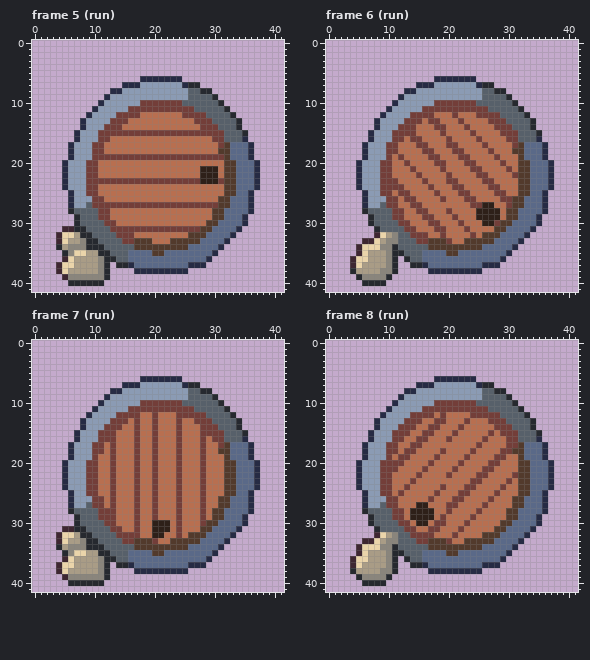
Two states of a pixel-art file, art/hood-markets/rolling-barrel@88.aseprite. This is how it looked before the edit.
42x42 pixels, 10 frames. Shown: frame 5 (run), frame 6 (run), frame 7 (run), frame 8 (run). The commit also changed other frames, which this record leaves out.
The result:
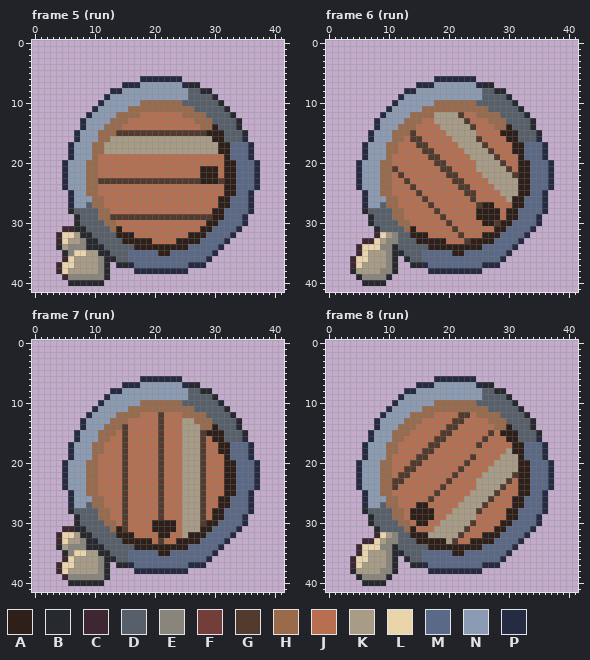
Palette (. is transparent): A #2e2019  B #26292f  C #3e2731  D #57606a  E #8a857c  F #733e39  G #523a2c  H #9a6a4a  J #b86f50  K #a99c86  L #ead4aa  M #5a6988  N #8b9bb4  P #262b44
The commit says: Clarify Distillery barrel wood and depth
From old to new:
Changed rows in their new state; - is an unchanged pixel.
Frame 5 (run):
first column x 9:
10 ---------HHHHHHH---------
11 -------HHHHHHHHHHH-------
12 -----HHHH-------HHHH-----
13 ----HHH-----------HHH----
14 ---HHH-------------HHA---
15 --HHHGGGGGGGGGGGGGGGAAA--
16 --HHKKKKKKKKKKKKKKKKKAA--
17 -HHKKKKKKKKKKKKKKKKKKKAA-
18 -HHKKKKKKKKKKKKKKKKKKKAA-
19 -HJJJJJJJJJJJJJJJJJJJJJA-
20 HH---------------------AA
21 HH---------------------AA
22 HH---------------------AA
23 HHGGGGGGGGGGGGGGGGG---GAA
24 HH---------------------AA
25 HH---------------------AA
26 -HH-------------------AA-
27 -HHJJJJJJJJJJJJJJJJJJJAA-
28 --HH-----------------AA--
29 --HHGGGGGGGGGGGGGGGGGAA--
30 ---HH---------------AA---
31 ----HAJJJJJJJJJJJJJAA----
32 -----AAA---------AAA-----
33 ------AAAAA---JAAAA------
34 --------AAAAAAAAA--------
35 -----------MAA-----------
Frame 6 (run):
first column x 9:
10 ---------HHHHHHH---------
11 -------HHHHHHHHHHH-------
12 -----HHHHKKKKG--HHHH-----
13 ----HHH-JKKKKKG---HHH----
14 ---HHH---JKKKKKG---HHA---
15 --HHHG----JKKKKK----AAA--
16 --HH-GG----JKKKKG----AA--
17 -HH---GG---JJKKKKG----AA-
18 -HH----GG---JJKKKKG---AA-
19 -H-J----GG---JJKKKKG---A-
20 HH--J----GG---JJKKKKG--AA
21 HHG--J----GG---JKKKKKG-AA
22 HH-G--J----GG---JKKKKKGAA
23 HHJ-G--J---JGG---JKKKKKAA
24 HHJJ-G--J---JGG---JKKKKAA
25 HH-JJ-G--J---JGG---JKKKAA
26 -HH-JJ-G--J---JG----JKAA-
27 -HH--JJ-G------JG----JAA-
28 --HH--JJ-G-J---------AA--
29 --HH---JJ-G-J--------AA--
30 ---HH---JJ-G-J-----GAA---
31 ----HA---JJ-G-J----AA----
32 -----AAA--J--G-J-AAA-----
33 ------AAAAAJ---AAAA------
34 --------AAAAAAAAA--------
35 -----------MAA-----------
Frame 7 (run):
first column x 9:
10 ---------HHHHHHH---------
11 -------HHHHHHHHHHH-------
12 -----HHHH--JG--JHHHH-----
13 ----HHH-J--JG--JKKHHH----
14 ---HHHG-J--JG--JKKKHHA---
15 --HHH-G-J--JG--JKKKGAAA--
16 --HHJ-G-J--JG--JKKKG-AA--
17 -HH-J-G-J--JG--JKKKG--AA-
18 -HH-J-G-J--JG--JKKKG--AA-
19 -H--J-G-J--JG--JKKKG---A-
20 HH--J-G-J--JG--JKKKG---AA
21 HH--J-G-J--JG--JKKKG---AA
22 HH--J-G-J--JG--JKKKG---AA
23 HH--J-G-J--JG--JKKKG---AA
24 HH--J-G-J--JG--JKKKG---AA
25 HH--J-G-J--JG--JKKKG---AA
26 -HH-J-G-J--JG--JKKKG--AA-
27 -HH-J-G-J--JG--JKKKG--AA-
28 --HHJ-G-J--JG--JKKKG-AA--
29 --HHJ-G-J--JG--JKKKG-AA--
30 ---HH-G-J-----AJKKKGAA---
31 ----HAG-J-----AJKKKAA----
32 -----AAAJ--J-A-JKAAA-----
33 ------AAAAAJG-JAAAA------
34 --------AAAAAAAAA--------
35 -----------MAA-----------
Frame 8 (run):
first column x 9:
10 ---------HHHHHHH---------
11 -------HHHHHHHHHHH-------
12 -----HHHH-J--GGJHHHH-----
13 ----HHH--JJ-GGJ---HHH----
14 ---HHH--JJ-GGJ-----HHA---
15 --HHH--JJ-GGJ-----G-AAA--
16 --HH--JJ-GGJ-----G---AA--
17 -HH--JJ-GG------G----JAA-
18 -HH-JJ-GG-J----J----JKAA-
19 -H-JJ-GG-J----JG---JKKKA-
20 HHJJ-GG-J----JG---JKKKKAA
21 HHJ-GG-J----JG---JKKKKKAA
22 HH-GG-J----JG---JKKKKKGAA
23 HHGG-J-----G---JKKKKKG-AA
24 HHG-J-----G---JJKKKKG--AA
25 HH-J-----G---JJKKKKG---AA
26 -HH-----G---JJKKKKG---AA-
27 -HH--------JJKKKKG----AA-
28 --HH-------JKKKKG----AA--
29 --HH------JKKKKK-----AA--
30 ---HH----JKKKKKG----AA---
31 ----HA--JKKKKKG----AA----
32 -----AAAKKKKKG---AAA-----
33 ------AAAAAKG-JAAAA------
34 --------AAAAAAAAA--------
35 -----------MAA-----------
